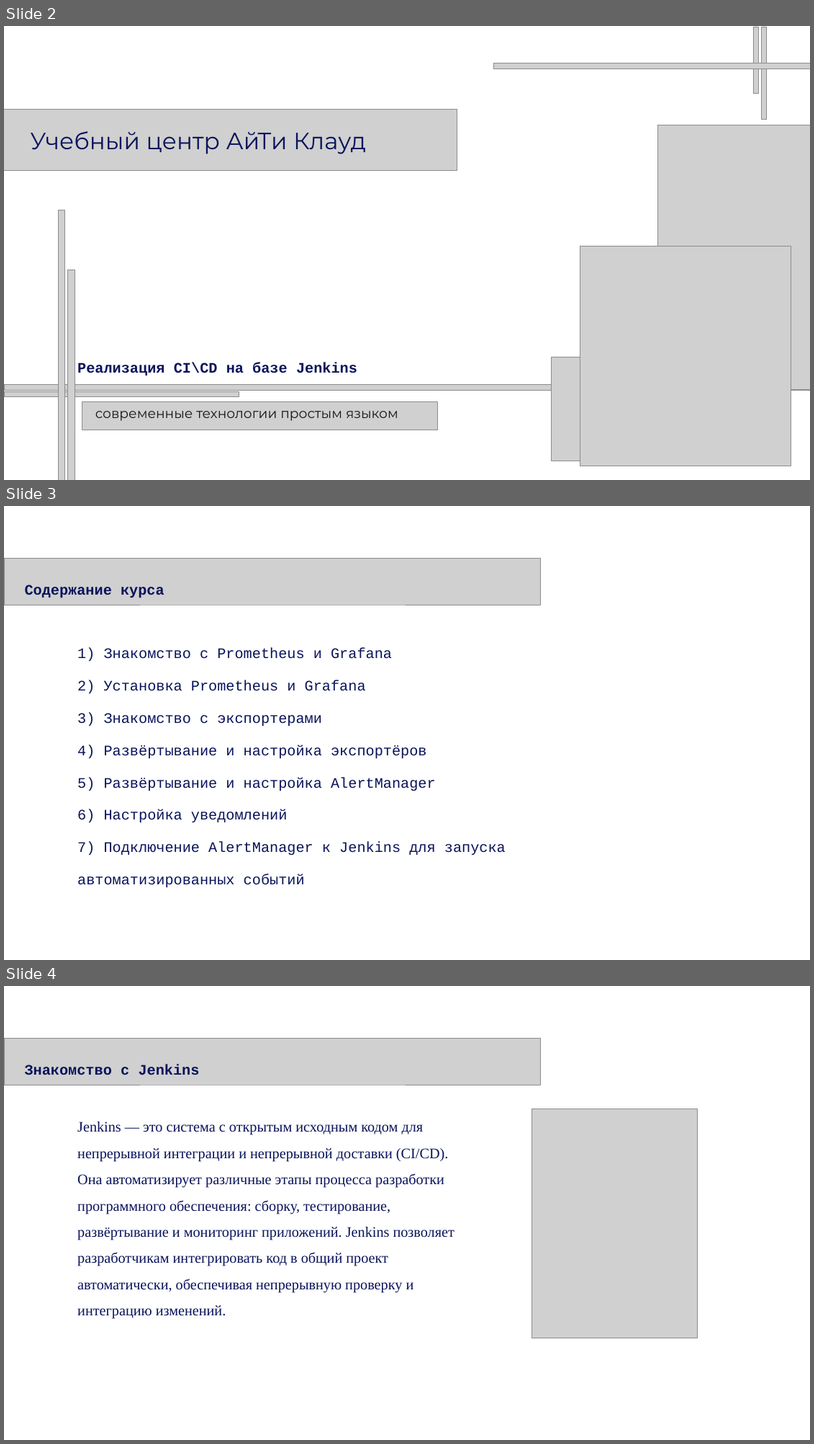
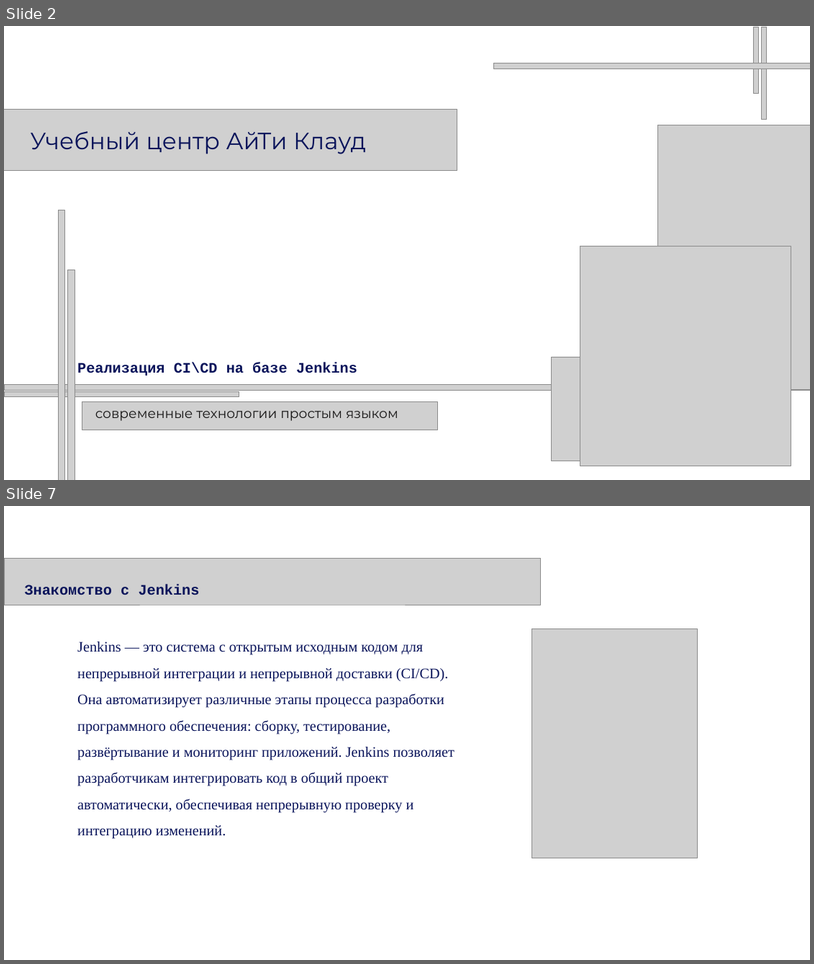
Before and after one commit to Kollekcioner47/jenkins, a slide deck: Jenkins.pptx. Shown one above the other, each under a label of ours: slides 2, 3 and 4 before the commit, slides 2 and 7 after it; the slides between them are not shown. The pictures are 814x1444 and 814x964 pixels, drawn with LibreOffice and Linux fonts; fonts in the diff are those of the drawing; grey boxes stand for pictures. Boxes give left, top, right and bottom in pixels: in the first picture for what was removed or moved away, otherwise in the second. Text is boxed around its words. In the diff, an @@ line names an element or a change of style, - is before the commit and + after.

```diff
--- a/Jenkins.pptx
+++ b/Jenkins.pptx
@@ slide 3 removed at (x1=4, y1=506, x2=810, y2=960), background #FFFFFF @@
@@ picture removed at (x1=4, y1=558, x2=540, y2=605) @@
@@ text removed at (x1=25, y1=584, x2=165, y2=598) @@
-Содержание курса
@@ text removed at (x1=77, y1=648, x2=506, y2=888) @@
-1) Знакомство с Prometheus и Grafana
-2) Установка Prometheus и Grafana
-3) Знакомство с экспортерами
-4) Развёртывание и настройка экспортёров
-5) Развёртывание и настройка AlertManager
-6) Настройка уведомлений
-7) Подключение AlertManager к Jenkins для запуска автоматизированных событий
@@ what was slide 4 is now slide 7 @@
```
Also in this commit, not shown: 4 slides added.
